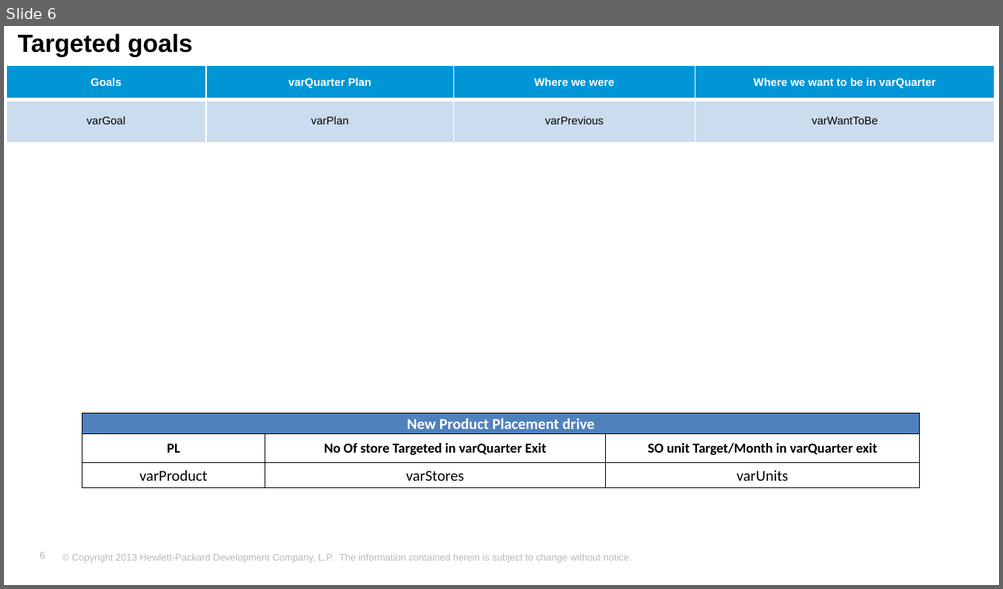
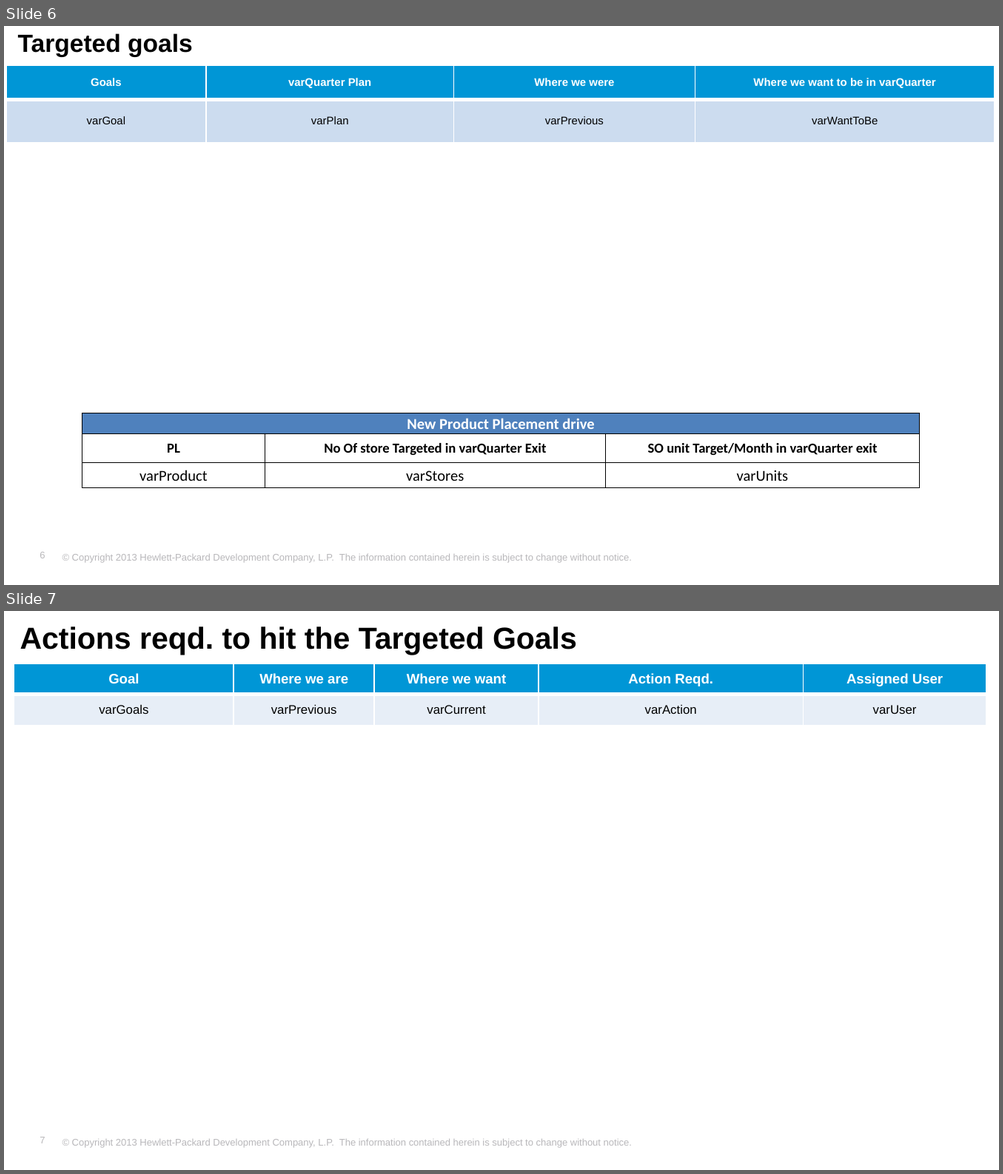
Before and after one commit to deveshs22/HPPortal, a slide deck: HPPortal.Web/PptBuilder/Templates/JBPlanTemplate.pptx. Shown one above the other, each under a label of ours: slide 6 before the commit, slides 6 and 7 after it. The pictures are 1003x589 and 1003x1174 pixels, drawn with LibreOffice and Linux fonts; fonts in the diff are those of the drawing; background and template pictures are left out. Boxes give left, top, right and bottom in pixels: in the first picture for what was removed or moved away, otherwise in the second. Text is boxed around its words. In the diff, an @@ line names an element or a change of style, - is before the commit and + after.

```diff
--- a/HPPortal.Web/PptBuilder/Templates/JBPlanTemplate.pptx
+++ b/HPPortal.Web/PptBuilder/Templates/JBPlanTemplate.pptx
@@ slide 7 added at (4, 611, 999, 1170), background #FFFFFF; not listed: 2 template elements that a slide beside it also shows @@
@@ title added at (20, 627, 577, 655), 22 pt, text #000000, bold @@
+Actions reqd. to hit the Targeted Goals
@@ table added at (14, 664, 986, 726), 2 rows, 5 columns @@
+Goal | Where we are | Where we want | Action Reqd. | Assigned User
+varGoals | varPrevious | varCurrent | varAction | varUser
```
Also in this commit, not shown: 1 slide removed, 10 other files.
